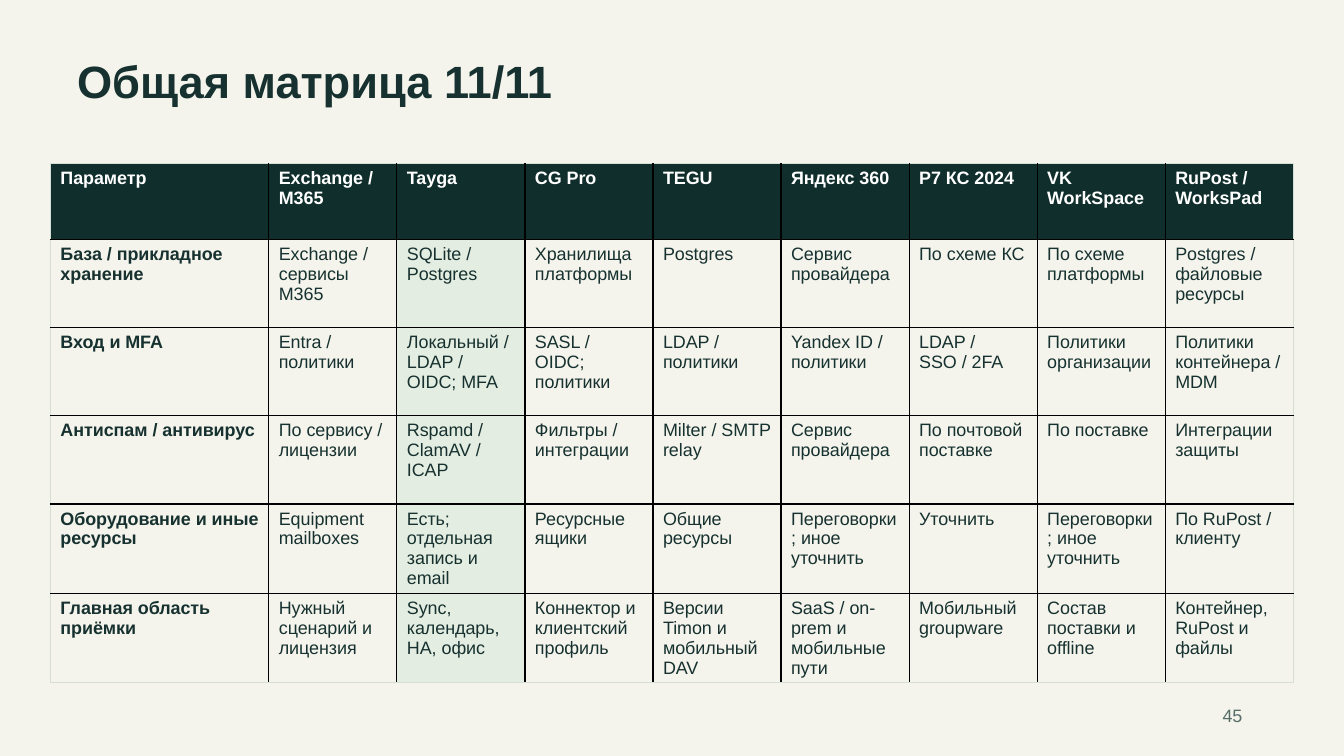
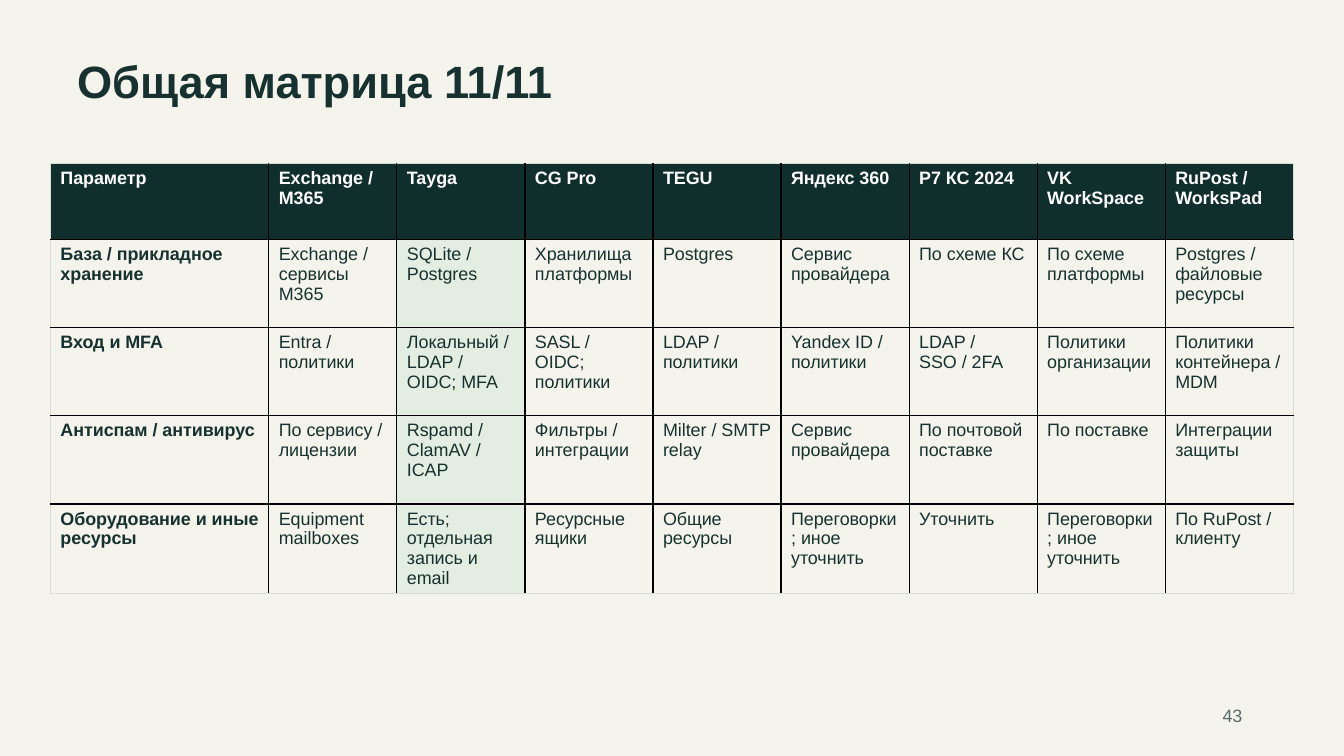
Before and after one commit to rkislov/tayga-mail-server, a slide deck: slide 43 of docs/presentations/tayga-competitors-2026-11-19.pptx (slide 45 before the commit). Drawn at 1344x756 pixels with LibreOffice and Linux fonts; fonts in the diff are those of the drawing. Boxes give left, top, right and bottom in pixels: in the first picture for what was removed or moved away, otherwise in the second. Text is boxed around its words. In the diff, an @@ line names an element or a change of style, - is before the commit and + after.

```diff
--- a/docs/presentations/tayga-competitors-2026-11-19.pptx
+++ b/docs/presentations/tayga-competitors-2026-11-19.pptx
@@ table at (x1=50, y1=163, x2=1294, y2=680) @@
-row 6: Главная область приёмки | Нужный сценарий и лицензия | Sync, календарь, HA, офис | Коннектор и клиентский профиль | Версии Timon и мобильный DAV | SaaS / on-prem и мобильные пути | Мобильный groupware | Состав поставки и offline | Контейнер, RuPost и файлы
@@ text at (x1=1223, y1=709, x2=1243, y2=722): text changed @@
-45
+43
```
Also in this commit, not shown: 36 other slides changed, 2 slides removed, 4 other files.
